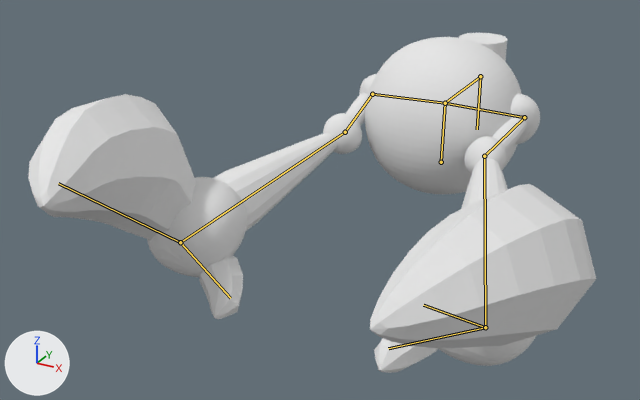
Before and after pictures for a commit that changed the Blender file TaohBlender/krab_new.blend.
Rendered twice from a camera (50 mm lens) standing at (2.91, -7.14, 3.95) and looking at (-0.44, -1.04, 0.9). The lights are fixed; the arrows at lower left show +X, +Y and +Z. Both versions are drawn at frame 26 of the action 'attack_both_hand'; the numbers are the values there. The bones that bend it are drawn over the model as lines.
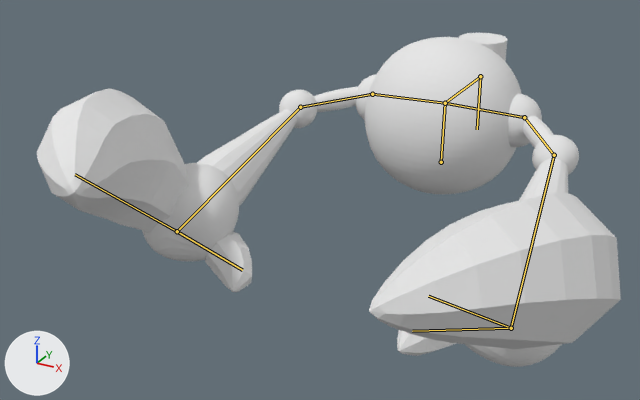
Pixel boxes (x1, y1, x2, y2) of what changed, in the pictures (640 x 400 px):
'Cube.006', posed: before (28, 33, 596, 373); after (37, 33, 621, 367)
bone 'bicep.l', root to tip: before (524, 117) to (484, 156); after (524, 117) to (554, 155)
bone 'arm.l', root to tip: before (484, 156) to (485, 327); after (554, 155) to (511, 328)
bone 'bicep.r', root to tip: before (372, 94) to (345, 132); after (372, 94) to (300, 107)
bone 'arm.r', root to tip: before (345, 132) to (180, 242); after (300, 107) to (177, 231)

The edits, one by one:
Bone 'bicep.l' (bone_bicep_l) turns from (2, -16, -58) to (4, -6, -12) degrees about its own x, y and z.
Bone 'arm.l' (bone_arm_l) turns from (-1, -2, 56) to (-26, -20, 9) degrees about its own x, y and z.
Bone 'bicep.r' (bone_bicep_r) turns from (52, 5, 22) to (4, 5, -3) degrees about its own x, y and z.
Bone 'arm.r' (bone_arm_r) turns from (-3, 1, -54) to (-25, 24, 1) degrees about its own x, y and z.
